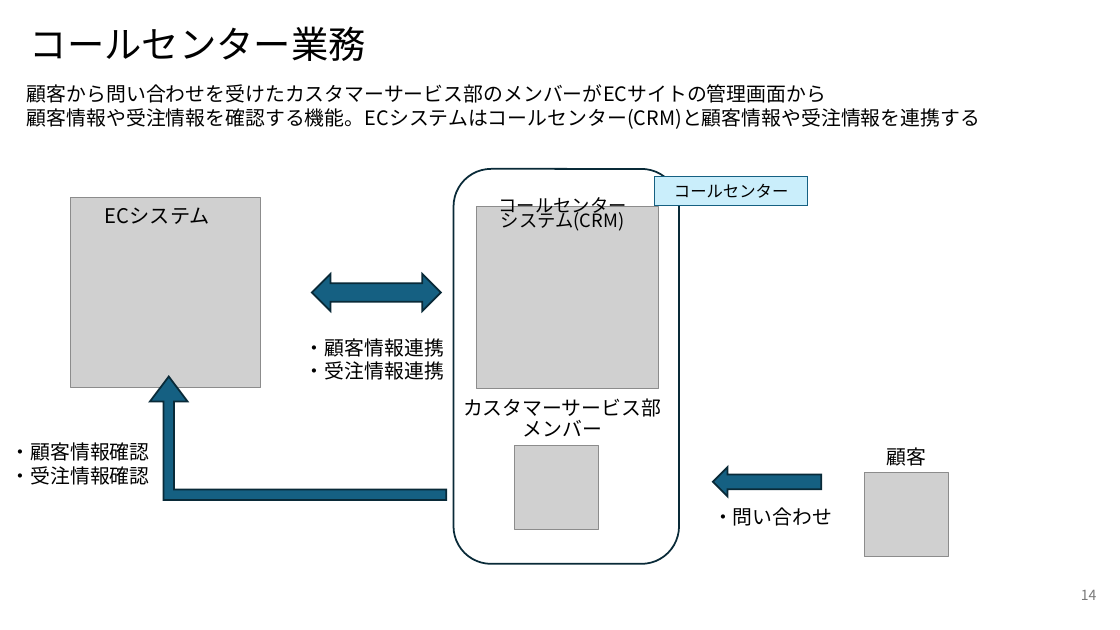
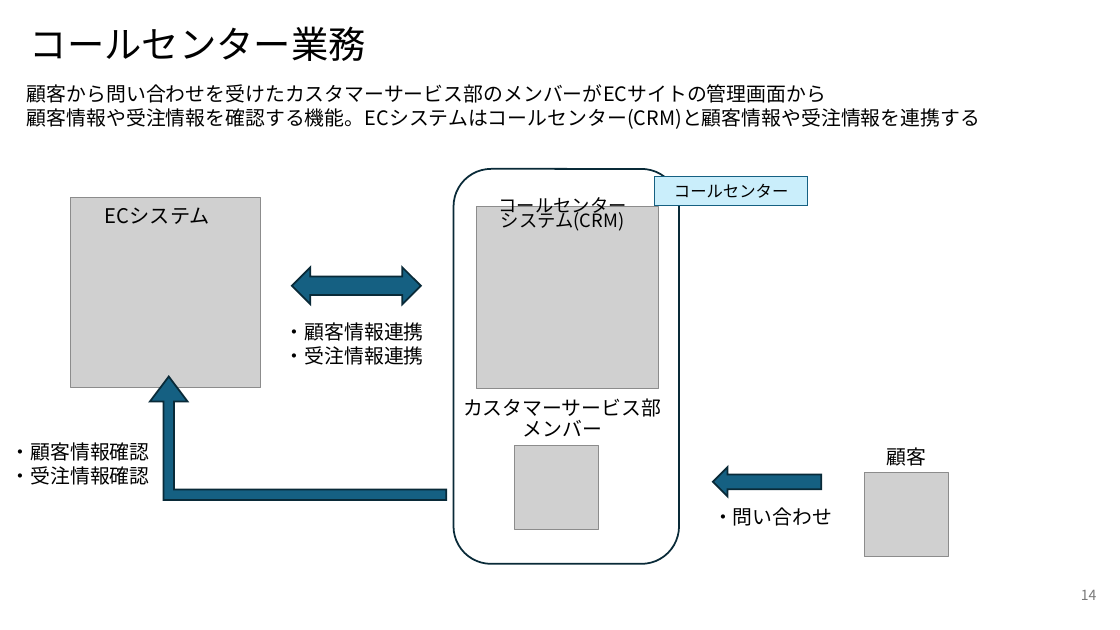
Before and after one commit to NaoyaIshizumi-Pasona/pm-cause-ec, a slide deck: slide 14 of 提案書/別紙1_サイト利用者の業務概要図.pptx. Drawn at 1120x630 pixels with LibreOffice and Linux fonts; fonts in the diff are those of the drawing; grey boxes stand for pictures. Boxes give left, top, right and bottom in pixels: in the first picture for what was removed or moved away, otherwise in the second. Text is boxed around its words. In the diff, an @@ line names an element or a change of style, - is before the commit and + after.

```diff
--- a/提案書/別紙1_サイト利用者の業務概要図.pptx
+++ b/提案書/別紙1_サイト利用者の業務概要図.pptx
@@ left right arrow: place and size @@
-left right arrow at bbox=[312, 274, 441, 311]
+left right arrow at bbox=[292, 267, 421, 304]
@@ text "・顧客情報連携": place and size @@
-text "・顧客情報連携" at bbox=[305, 338, 444, 380]
+text "・顧客情報連携" at bbox=[285, 322, 424, 365]
```
Also in this commit, not shown: 3 other slides changed, 1 other file.
